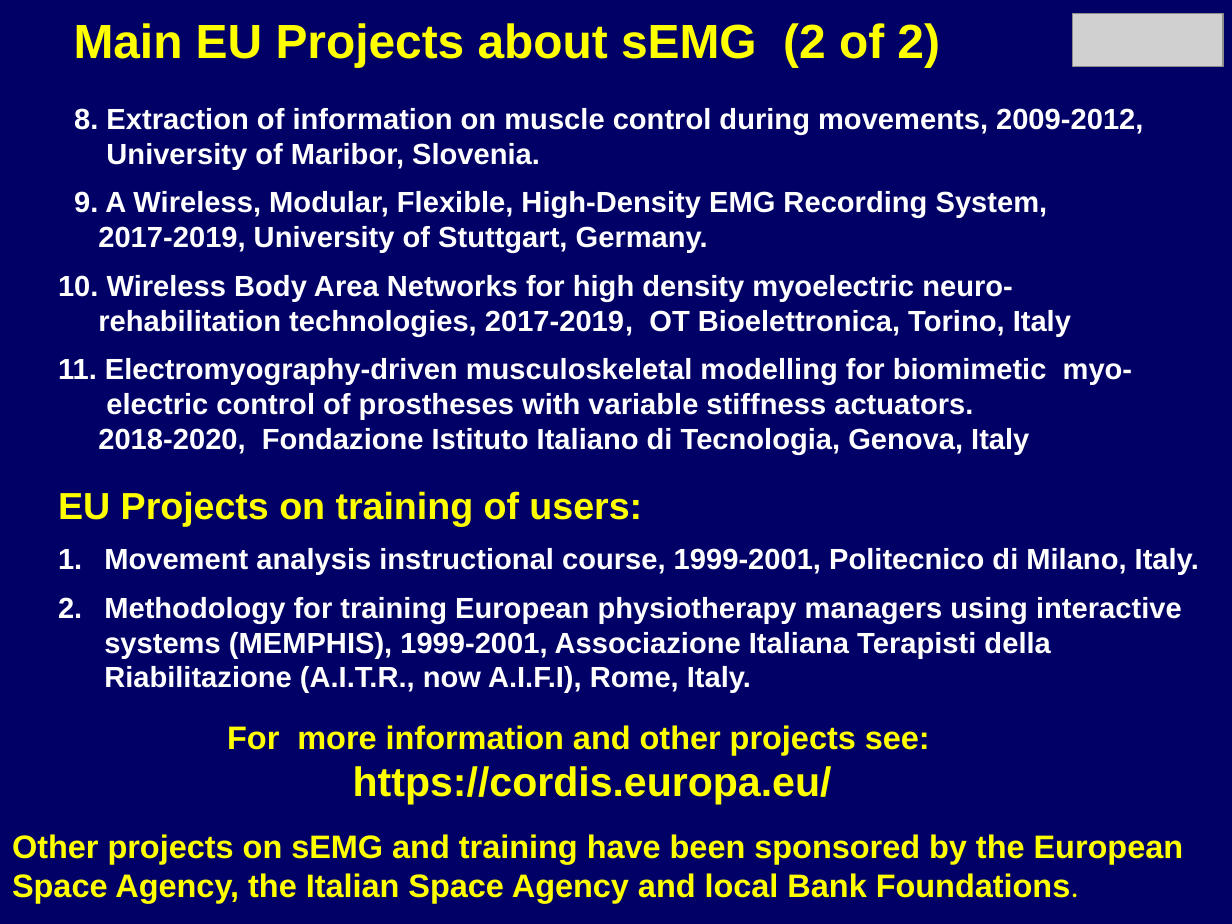
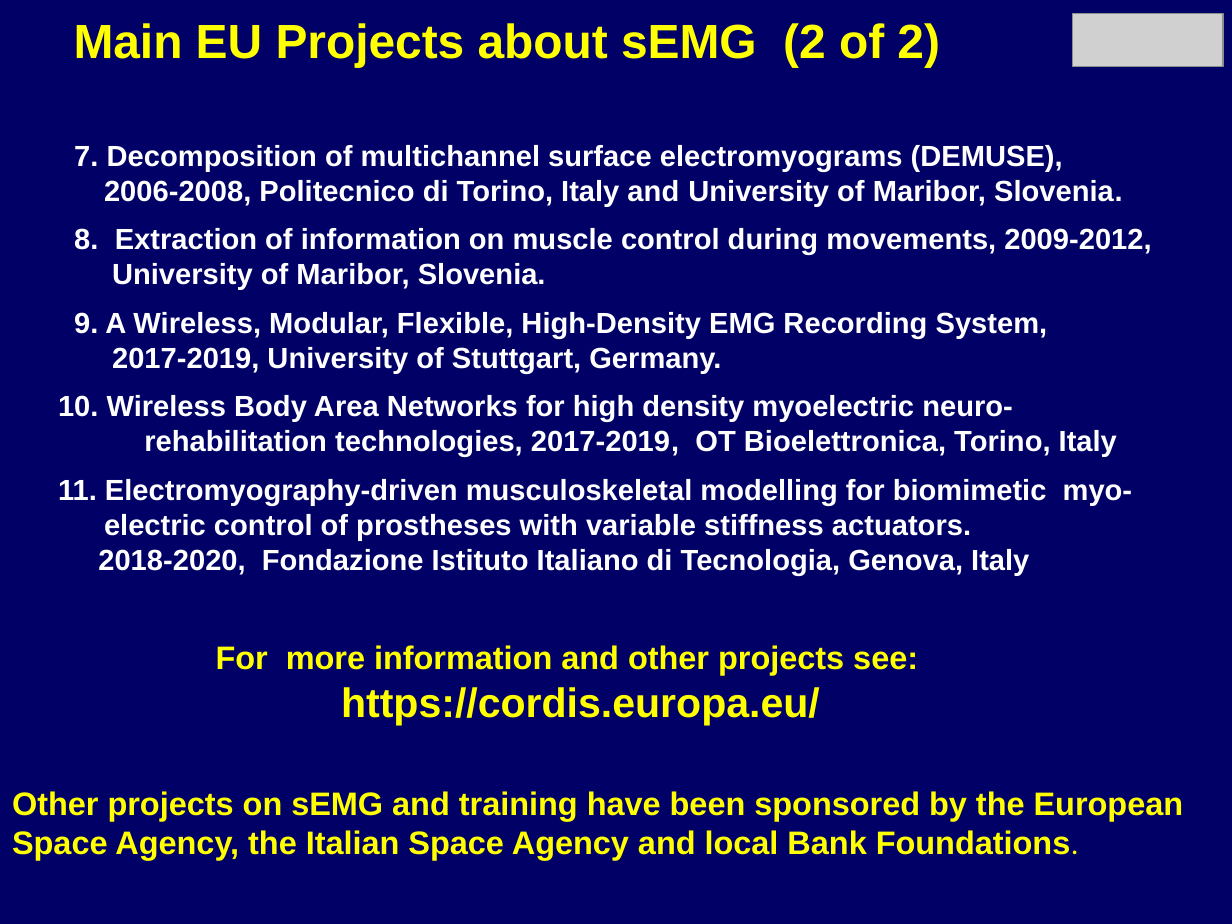
Before and after one commit to rmerletti/rmerletti.github.io, a slide deck: slide 5 of assets/pptx/en_mod08_european_recomendations.ppsx. Drawn at 1232x924 pixels with LibreOffice and Linux fonts; fonts in the diff are those of the drawing; grey boxes stand for pictures. Boxes give left, top, right and bottom in pixels: in the first picture for what was removed or moved away, otherwise in the second. Text is boxed around its words. In the diff, an @@ line names an element or a change of style, - is before the commit and + after.

```diff
--- a/assets/pptx/en_mod08_european_recomendations.ppsx
+++ b/assets/pptx/en_mod08_european_recomendations.ppsx
@@ text at box(74, 145, 1123, 206): paragraph added @@
+7. Decomposition of multichannel surface electromyograms (DEMUSE),
+2006-2008, Politecnico di Torino, Italy and University of Maribor, Slovenia.
@@ text at box(58, 228, 1151, 575): indent changed @@
@@ text removed at box(58, 491, 1199, 693) @@
-EU Projects on training of users:
-1. Movement analysis instructional course, 1999-2001, Politecnico di Milano, Italy.
-2. Methodology for training European physiotherapy managers using interactive systems (MEMPHIS), 1999-2001, Associazione Italiana Terapisti della Riabilitazione (A.I.T.R., now A.I.F.I), Rome, Italy.
@@ text "For more information and other ...": place and size @@
-text "For more information and other ..." at box(227, 725, 930, 805)
+text "For more information and other ..." at box(216, 645, 918, 725)
@@ text "Other projects on sEMG and ...": place and size @@
-text "Other projects on sEMG and ..." at box(12, 834, 1184, 903)
+text "Other projects on sEMG and ..." at box(12, 791, 1184, 860)
```
Also in this commit, not shown: 1 other slide changed, 1 slide added, 8 other files.
